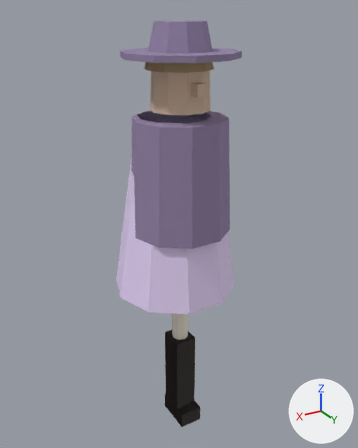
One commit to the glTF model assets/npc_sable.glb: the scene before it, then after it.
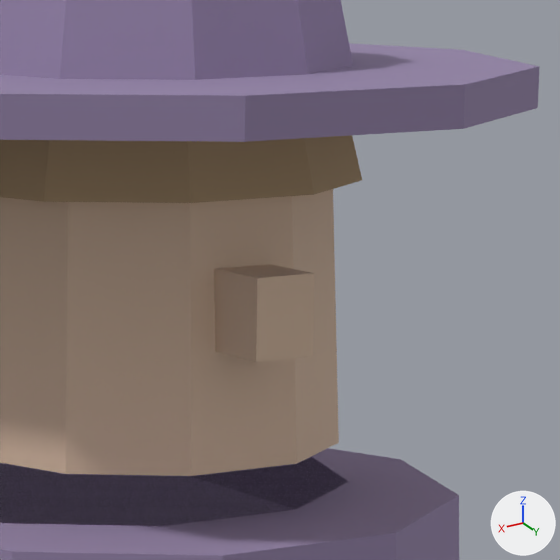
The first picture shows the older version from a 50 mm camera at (1.33, 2.2, 1.86) aimed at (-0.04, -0.09, 0.71). The close-ups show the older and then the newer version on the part from 44% to 68% of the width and 9% to 29% of the height of that picture. Only the edits that show in the close-ups are written down. Lighting does not change. The marker at lower right points along +X, +Y and +Z.

Objects in the first close-up: 'Cloak', 'Hair', 'HatBrim', 'HatCrown', 'Head', 'Nose', 'Torso'.
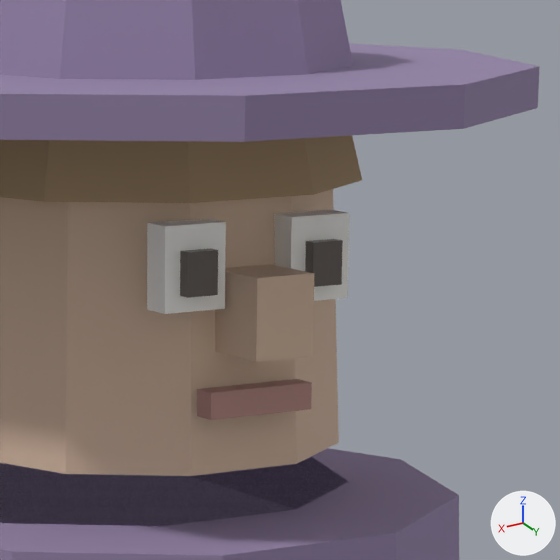
What differs and where, as boxes [x1, y1, x2, y2] in the close-ups (560 x 560 px):
'EyeWhiteR', added: after [147, 219, 226, 314]
'EyeWhiteL', added: after [274, 210, 350, 301]
'Mouth', added: after [197, 379, 312, 420]
'EyeIrisR', added: after [180, 249, 218, 298]
'EyeIrisL', added: after [305, 239, 343, 287]

Patch to the scene script:
```diff
--- a/assets/npc_sable.glb.py
+++ b/assets/npc_sable.glb.py
@@ mat_mouth @@
+mat_mouth = principled_material('Mouth')
+mat_mouth.base_color = (0.45, 0.25, 0.22)  # pink #b38981
+mat_mouth.roughness = 0.8
@@ mat_eyeiris @@
+mat_eyeiris = principled_material('EyeIris')
+mat_eyeiris.base_color = (0.13, 0.11, 0.1)  # dark grey #655d59
+mat_eyeiris.roughness = 0.35
@@ mat_eyewhite @@
+mat_eyewhite = principled_material('EyeWhite')
+mat_eyewhite.base_color = (0.93, 0.92, 0.88)  # white #f7f6f1
+mat_eyewhite.roughness = 0.35
@@ me_mouth @@
+me_mouth.from_pydata(...)  # a box spanning x -0.045..0.045, y 0.15..0.17, z 1.435..1.455
+me_mouth.materials.append(mat_mouth)  # pink #b38981
@@ me_eyeirisr @@
+me_eyeirisr.from_pydata(...)  # a box spanning x 0.042..0.068, y 0.161..0.173, z 1.526..1.558
+me_eyeirisr.materials.append(mat_eyeiris)  # dark grey #655d59
@@ me_eyewhiter @@
+me_eyewhiter.from_pydata(...)  # a box spanning x 0.029..0.081, y 0.1375..0.1625, z 1.514..1.576
+me_eyewhiter.materials.append(mat_eyewhite)  # white #f7f6f1
@@ me_eyeirisl @@
+me_eyeirisl.from_pydata(...)  # a box spanning x -0.068..-0.042, y 0.161..0.173, z 1.526..1.558
+me_eyeirisl.materials.append(mat_eyeiris)  # dark grey #655d59
@@ me_eyewhitel @@
+me_eyewhitel.from_pydata(...)  # a box spanning x -0.081..-0.029, y 0.1375..0.1625, z 1.514..1.576
+me_eyewhitel.materials.append(mat_eyewhite)  # white #f7f6f1
@@ ob_mouth @@
+ob_mouth = bpy.data.objects.new('Mouth', me_mouth)
+ob_mouth.location = (0.0, 0.0, 0.0)
@@ ob_eyeirisr @@
+ob_eyeirisr = bpy.data.objects.new('EyeIrisR', me_eyeirisr)
+ob_eyeirisr.location = (0.0, 0.0, 0.0)
@@ ob_eyewhiter @@
+ob_eyewhiter = bpy.data.objects.new('EyeWhiteR', me_eyewhiter)
+ob_eyewhiter.location = (0.0, 0.0, 0.0)
@@ ob_eyeirisl @@
+ob_eyeirisl = bpy.data.objects.new('EyeIrisL', me_eyeirisl)
+ob_eyeirisl.location = (0.0, 0.0, 0.0)
@@ ob_eyewhitel @@
+ob_eyewhitel = bpy.data.objects.new('EyeWhiteL', me_eyewhitel)
+ob_eyewhitel.location = (0.0, 0.0, 0.0)
```
